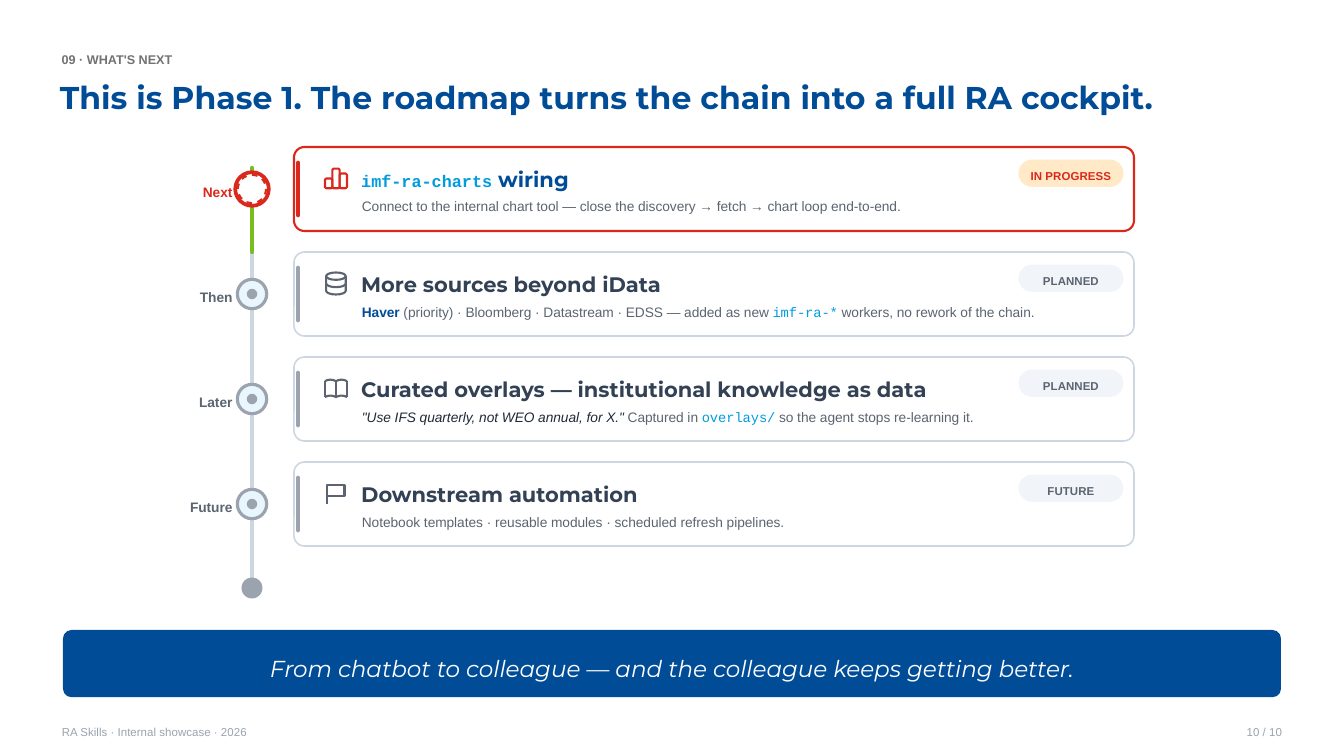
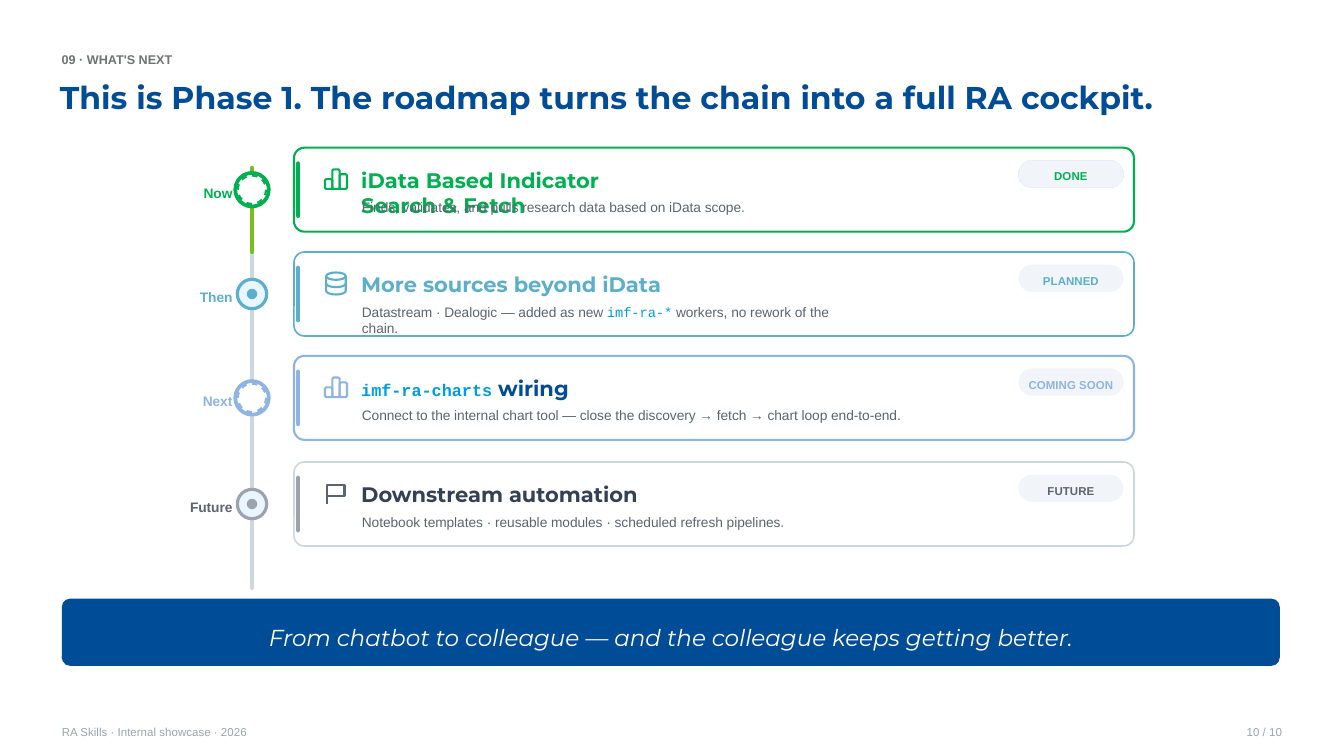
Before and after one commit to johnsonice/RA-Skills, a slide deck: slide 10 of docs/decks/RA-Skills-Showcase.pptx. Drawn at 1344x756 pixels with LibreOffice and Linux fonts; fonts in the diff are those of the drawing. Boxes give left, top, right and bottom in pixels: in the first picture for what was removed or moved away, otherwise in the second. Text is boxed around its words. In the diff, an @@ line names an element or a change of style, - is before the commit and + after.

```diff
--- a/docs/decks/RA-Skills-Showcase.pptx
+++ b/docs/decks/RA-Skills-Showcase.pptx
@@ outline #DA281C 1.5 pt to #00B050 1.5 pt; outline redrawn in 3 elements at (242, 176, 247, 179), (265, 190, 266, 195), (262, 179, 265, 185) @@
@@ rounded rectangle at (1018, 160, 1123, 188): fill #FFE9C7 to #F1F5F9; outline none to #E8EEF7 0.75 pt @@
@@ text removed at (1031, 172, 1110, 180) @@
-IN PROGRESS
@@ group added at (204, 148, 1134, 232): 9 freeform shapes, 4 texts, 1 ellipse, 1 rounded rectangle @@
+Now
+iData Based Indicator Search & Fetch
+Finds, validates, and pulls research data based on iData scope.
+DONE
@@ freeform shape at (327, 189, 344, 190): outline #DA281C 1.5 pt to #00B050 1.5 pt @@
@@ rounded rectangle at (294, 252, 1134, 336): outline #CDD7E2 1.13 pt to #5BAFCA 1.13 pt @@
@@ freeform shape at (298, 268, 299, 321): outline #9AA3AE 3 pt to #5BAFCA 3 pt @@
@@ text "Then" at (200, 292, 233, 302): text colour #5B6470 to #5BAFCA @@
@@ ellipse at (237, 279, 266, 309): outline #9AA3AE 2.25 pt to #5BAFCA 2.25 pt @@
@@ ellipse at (247, 288, 257, 298): fill #9AA3AE to #5BAFCA @@
@@ outline #5B6470 1.5 pt to #5BAFCA 1.5 pt in 3 elements at (327, 272, 346, 279), (327, 276, 346, 287), (327, 283, 346, 294) @@
@@ text "More sources beyond iData" at (361, 275, 661, 296): text colour #334155 to #5BAFCA @@
@@ text "PLANNED" at (1043, 277, 1099, 285): text colour #5B6470 to #5BAFCA @@
@@ text at (362, 307, 829, 320): text changed @@
-Haver (priority) · Bloomberg · Datastream · EDSS — added as new imf-ra-* workers, no rework of the chain.
+Datastream · Dealogic — added as new imf-ra-* workers, no rework of the chain.
@@ ellipse at (235, 381, 268, 414): outline #DA281C 2.63 pt to #8EB4E3 2.63 pt @@
@@ 9 freeform shapes, 2 texts, 1 rounded rectangle, 1 ellipse: place and size @@
-9 freeform shapes, 2 texts, 1 rounded rectangle, 1 ellipse at (235, 147, 1134, 231)
+9 freeform shapes, 2 texts, 1 rounded rectangle, 1 ellipse at (235, 356, 1134, 440)
@@ outline #DA281C 1.5 pt to #8EB4E3 1.5 pt in 9 elements at (239, 403, 242, 408), (247, 411, 252, 412), (257, 408, 262, 411), (294, 356, 1134, 440), (325, 387, 332, 397), (340, 382, 347, 397), (333, 378, 340, 397), (238, 392, 239, 397), (252, 384, 257, 385) @@
@@ freeform shape at (298, 372, 299, 424): outline #DA281C 3 pt to #8EB4E3 3 pt @@
@@ group added at (242, 381, 1113, 403): 3 freeform shapes, 1 text @@
+COMING SOON
@@ group removed at (199, 357, 1134, 441): 5 freeform shapes, 4 texts, 2 ellipses, 1 rounded rectangle @@
-Later
-Curated overlays — institutional knowledge as data
-"Use IFS quarterly, not WEO annual, for X." Captured in overlays/ so the agent stops re-learning it.
-PLANNED
@@ text "Next": place and size @@
-text "Next" at (203, 187, 233, 197)
+text "Next" at (203, 396, 233, 406)
@@ text "Next" at (203, 396, 233, 406): text colour #DA281C to #8EB4E3 @@
@@ freeform shape at (327, 397, 344, 398): outline #5B6470 1.5 pt to #8EB4E3 1.5 pt; outline redrawn @@
@@ rounded rectangle: place and size @@
-rounded rectangle at (63, 630, 1280, 698)
+rounded rectangle at (62, 599, 1279, 666)
@@ ellipse removed at (242, 578, 263, 599) @@
@@ text "From chatbot to colleague — ...": place and size @@
-text "From chatbot to colleague — ..." at (270, 660, 1074, 682)
+text "From chatbot to colleague — ..." at (269, 629, 1073, 651)
```
Also in this commit, not shown: 7 other slides changed, 1 slide added, 1 slide removed.
